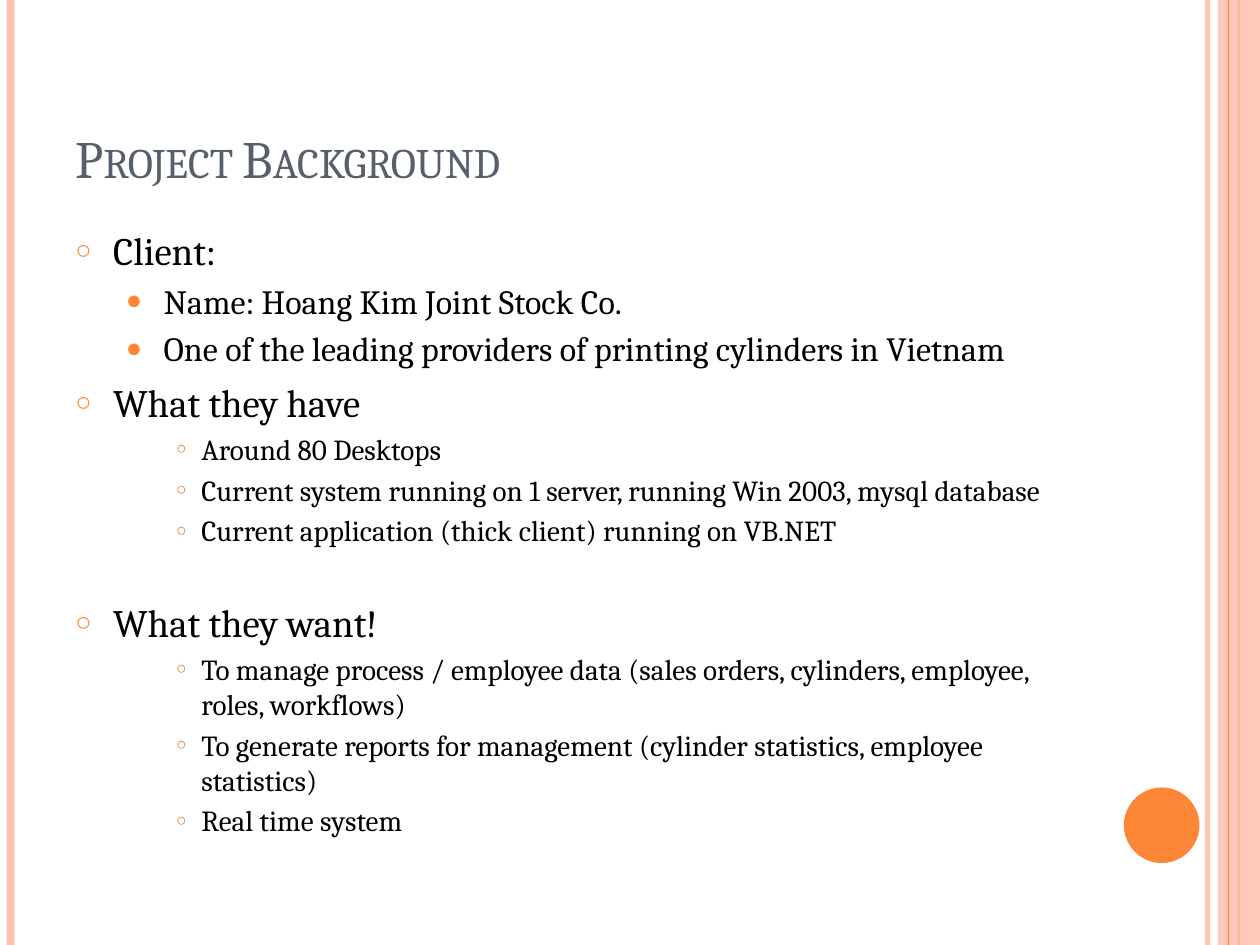
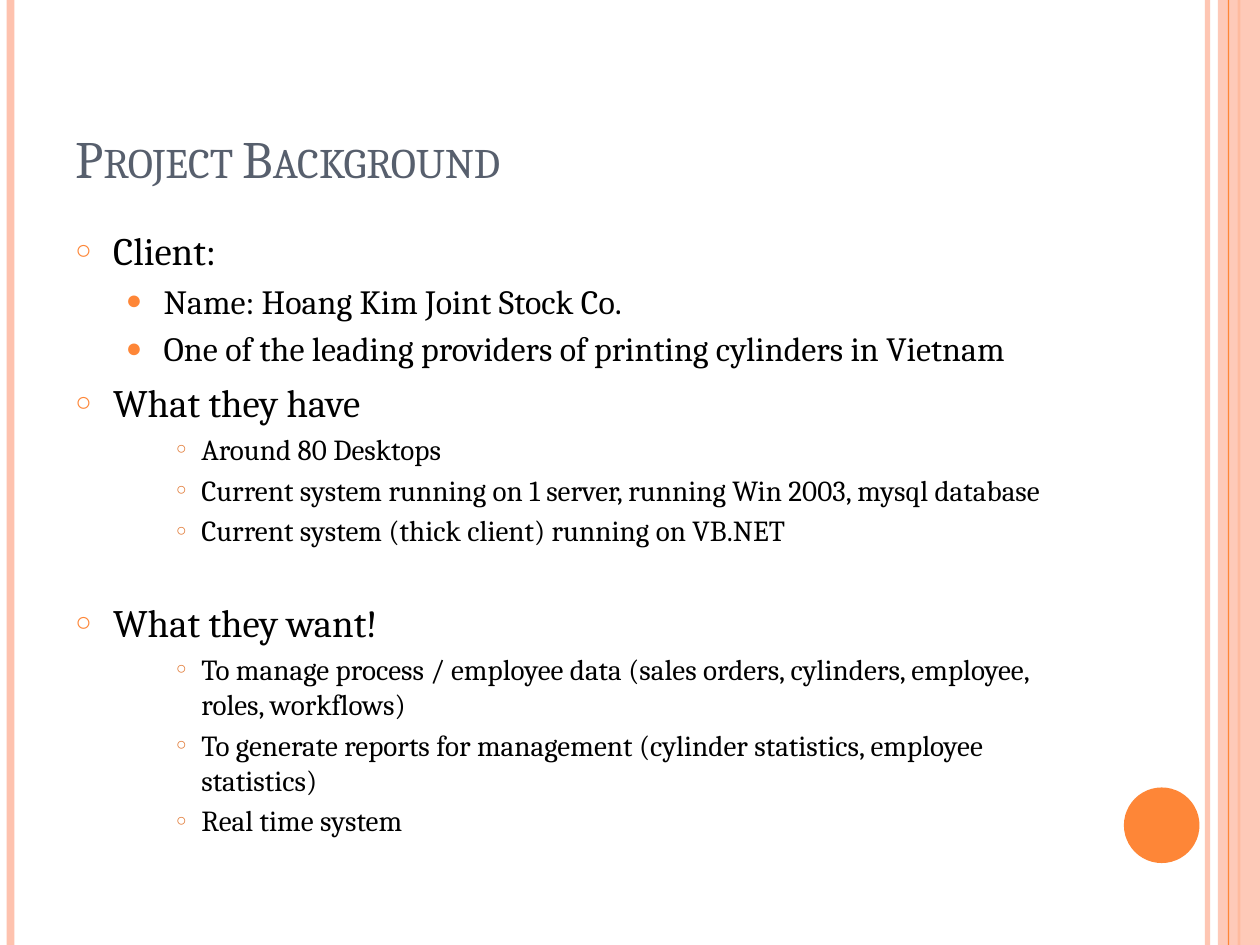
Before and after one commit to rankorth/cylinders-orders-management-system, a slide deck: slide 3 of Documentation/Management/Communications/Internal Correspondence/MTech Presentation [09 Apr 2011] (Alvin).pptx. Drawn at 1260x945 pixels with LibreOffice and Linux fonts; fonts in the diff are those of the drawing. Boxes give left, top, right and bottom in pixels: in the first picture for what was removed or moved away, otherwise in the second. Text is boxed around its words. In the diff, an @@ line names an element or a change of style, - is before the commit and + after.

```diff
--- a/Documentation/Management/Communications/Internal Correspondence/MTech Presentation [09 Apr 2011] (Alvin).pptx
+++ b/Documentation/Management/Communications/Internal Correspondence/MTech Presentation [09 Apr 2011] (Alvin).pptx
@@ text at bbox=[201, 520, 784, 548]: text changed @@
-    ○ Current application (thick client) running on VB.NET
+    ○ Current system (thick client) running on VB.NET
```
Also in this commit, not shown: 2 other slides changed, 1 slide added, 1 slide removed.
